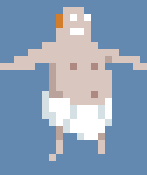
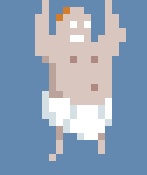
Comparing the layer stacks of the two 147px x 175px images. Changes:
showed "6bis" over (35, 0, 126, 98)
hid "4" over (0, 7, 147, 98)
